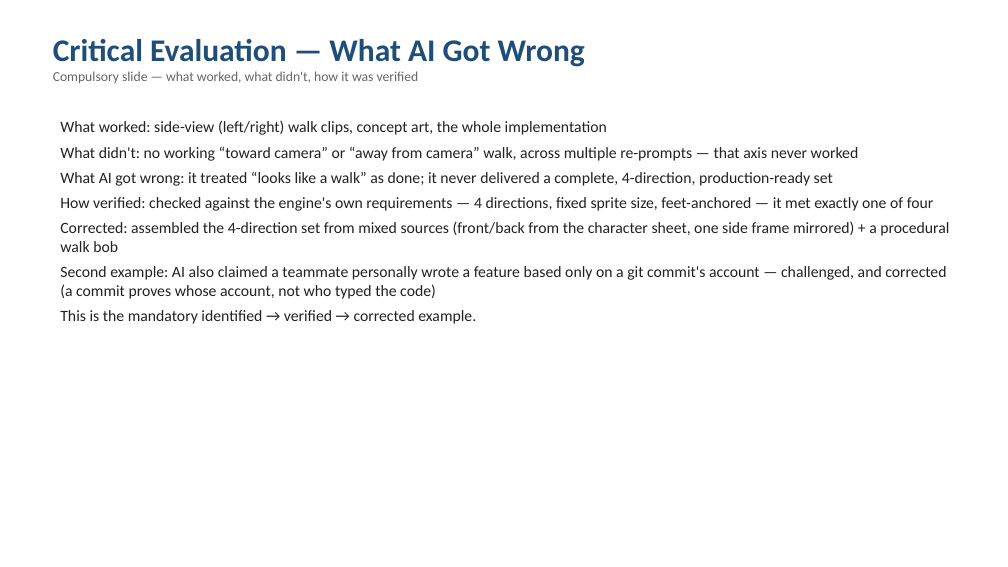
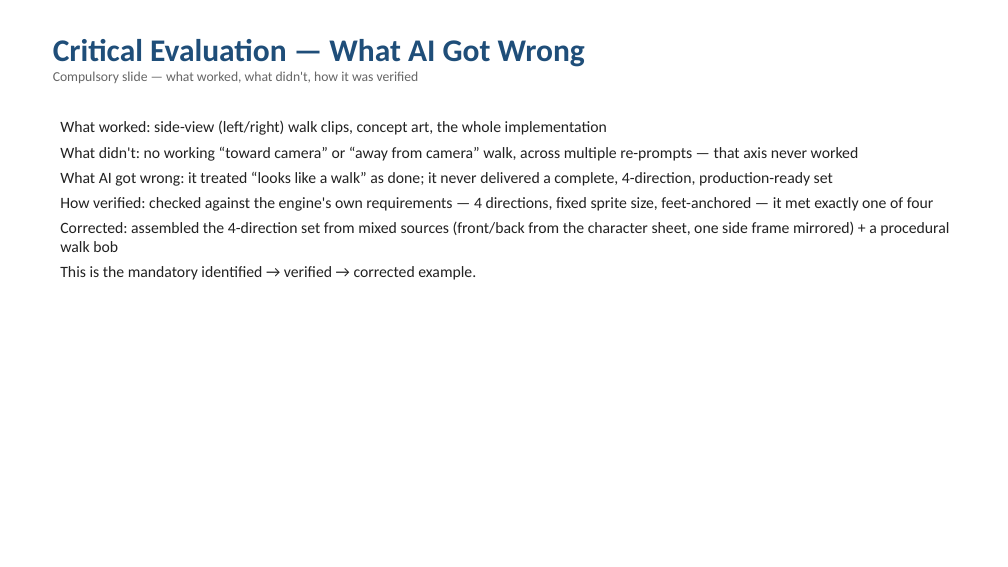
Before and after one commit to Jeb-Lee/CT3201_AI, a slide deck: slide 9 of docs/report/CT3201_Slides.pptx. Drawn at 1008x567 pixels with LibreOffice and Linux fonts; fonts in the diff are those of the drawing. Boxes give left, top, right and bottom in pixels: in the first picture for what was removed or moved away, otherwise in the second. Text is boxed around its words. In the diff, an @@ line names an element or a change of style, - is before the commit and + after.

```diff
--- a/docs/report/CT3201_Slides.pptx
+++ b/docs/report/CT3201_Slides.pptx
@@ text at (60,266,946,299): paragraph removed @@
-Second example: AI also claimed a teammate personally wrote a feature based only on a git commit's account — challenged, and corrected (a commit proves whose account, not who typed the code)
```
Also in this commit, not shown: 1 other slide changed, 3 other files.
